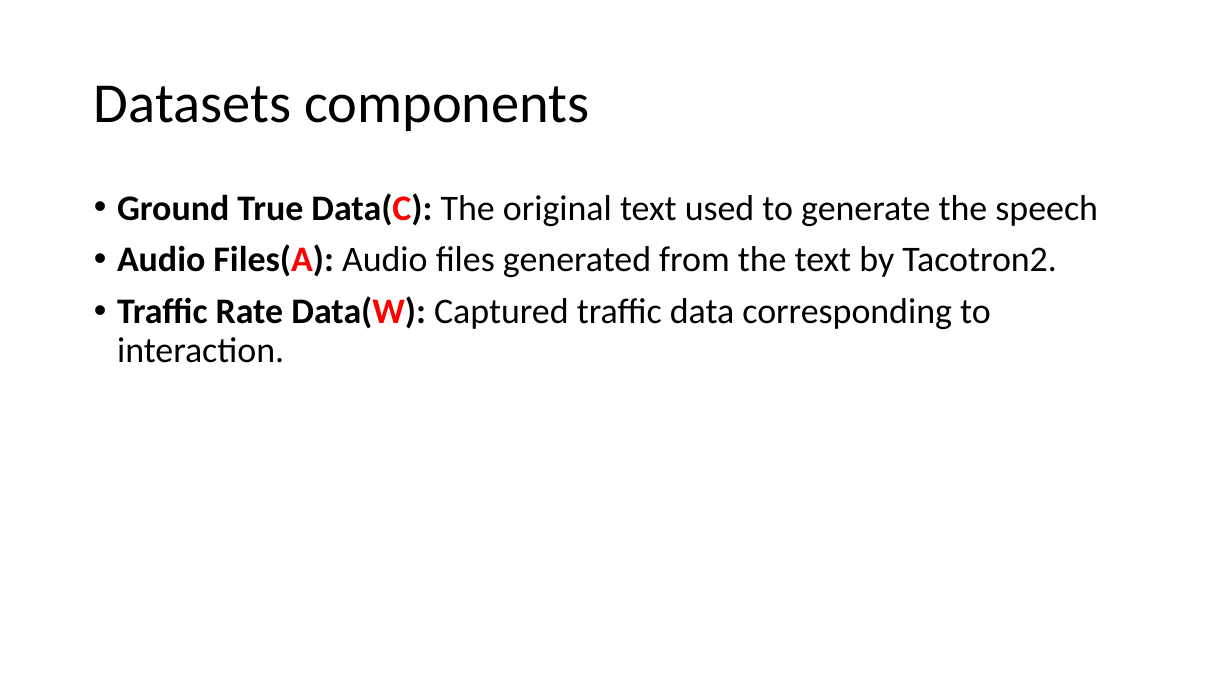
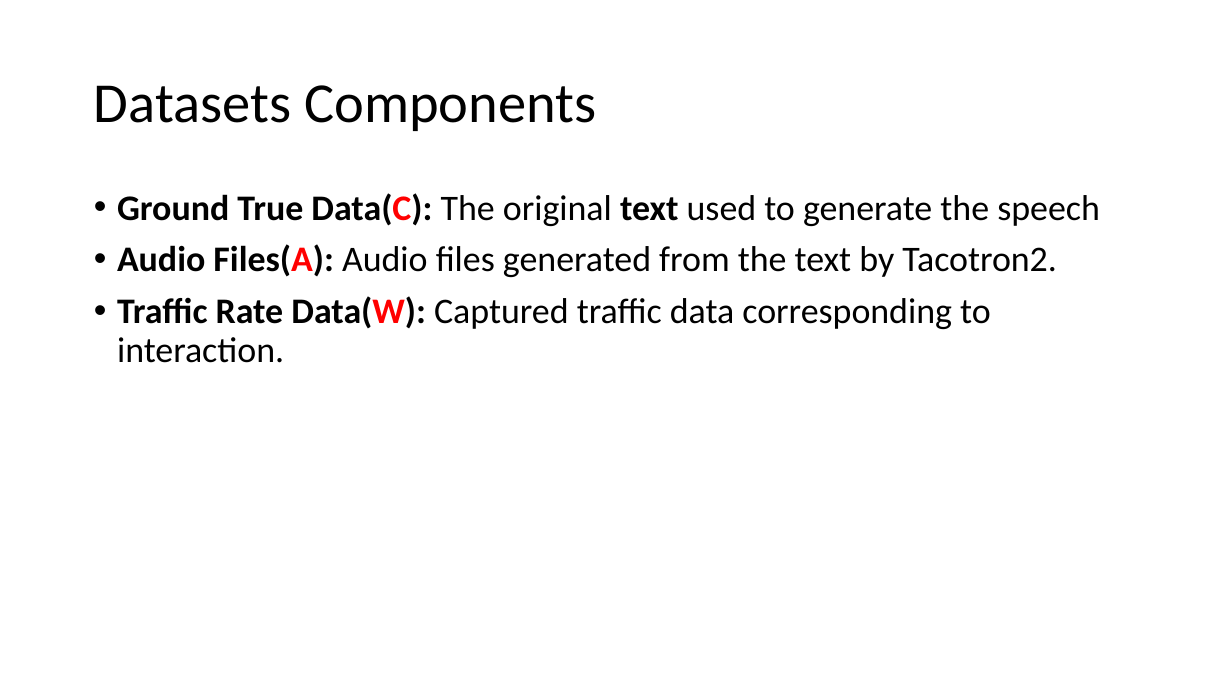
Before and after one commit to GXG-CS/Pi-Alexa, a slide deck: slide 11 of Presentation1.pptx (slide 10 before the commit). Drawn at 1232x693 pixels with LibreOffice and Linux fonts; fonts in the diff are those of the drawing. Boxes give left, top, right and bottom in pixels: in the first picture for what was removed or moved away, otherwise in the second. Text is boxed around its words. In the diff, an @@ line names an element or a change of style, - is before the commit and + after.

Commit message:
incoming/outgoing data

```diff
--- a/Presentation1.pptx
+++ b/Presentation1.pptx
@@ title at <box>94,85,596,131</box>: text changed @@
-Datasets components
+Datasets Components
@@ text at <box>117,193,1100,226</box>: bold on in "text" @@
```
Also in this commit, not shown: 3 other slides changed, 4 slides added, 1 slide removed, 1 other file.
